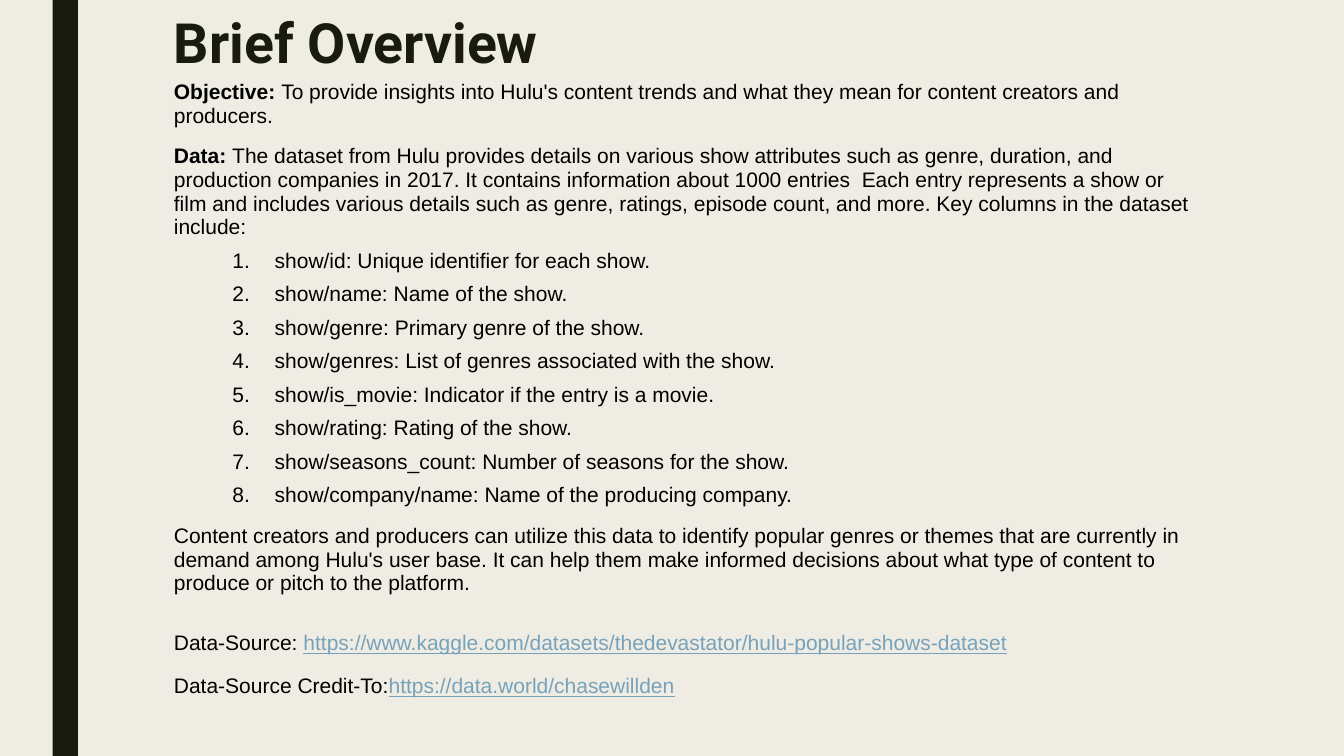
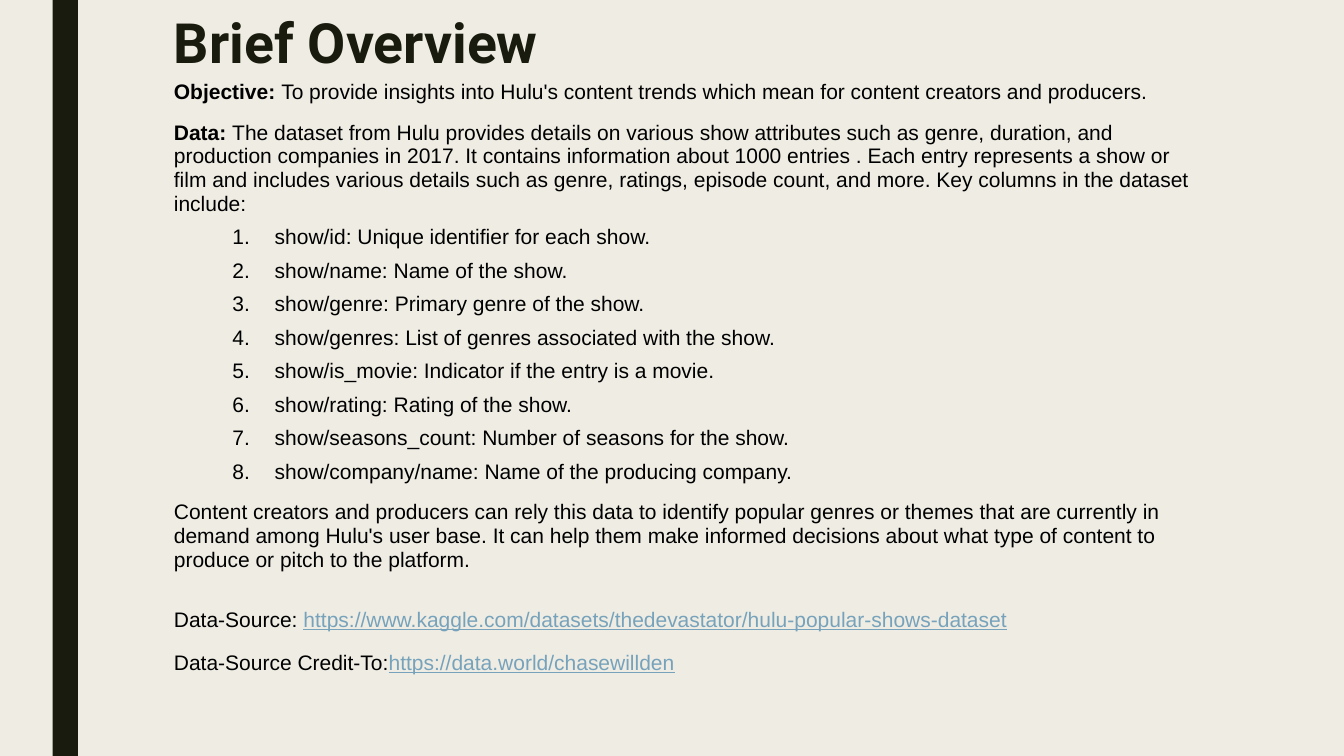
Before and after one commit to thikyi/Springboard, a slide deck: slide 2 of 31.3.2 Data_StoryTelling/Presentation.pptx. Drawn at 1344x756 pixels with LibreOffice and Linux fonts; fonts in the diff are those of the drawing. Boxes give left, top, right and bottom in pixels: in the first picture for what was removed or moved away, otherwise in the second. Text is boxed around its words. In the diff, an @@ line names an element or a change of style, - is before the commit and + after.

Commit message:
add projects into springboard directory

```diff
--- a/31.3.2 Data_StoryTelling/Presentation.pptx
+++ b/31.3.2 Data_StoryTelling/Presentation.pptx
@@ text at [174,83,1188,212]: text changed @@
-Objective: To provide insights into Hulu's content trends and what they mean for content creators and producers.
-Data: The dataset from Hulu provides details on various show attributes such as genre, duration, and production companies in 2017. It contains information about 1000 entries Each entry represents a show or film and includes various details such as genre, ratings, episode count, and more. Key columns in the dataset include:
+Objective: To provide insights into Hulu's content trends which mean for content creators and producers.
+Data: The dataset from Hulu provides details on various show attributes such as genre, duration, and production companies in 2017. It contains information about 1000 entries . Each entry represents a show or film and includes various details such as genre, ratings, episode count, and more. Key columns in the dataset include:
@@ text at [174,503,1159,571]: text changed @@
-Content creators and producers can utilize this data to identify popular genres or themes that are currently in demand among Hulu's user base. It can help them make informed decisions about what type of content to produce or pitch to the platform.
+Content creators and producers can rely this data to identify popular genres or themes that are currently in demand among Hulu's user base. It can help them make informed decisions about what type of content to produce or pitch to the platform.
```
Also in this commit, not shown: 3 other slides changed, 1 other file.
